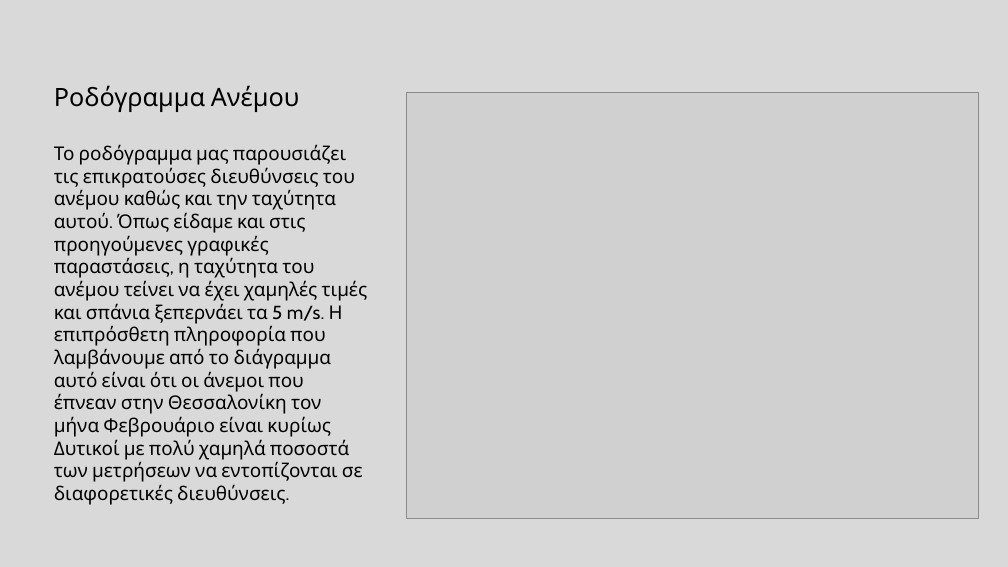
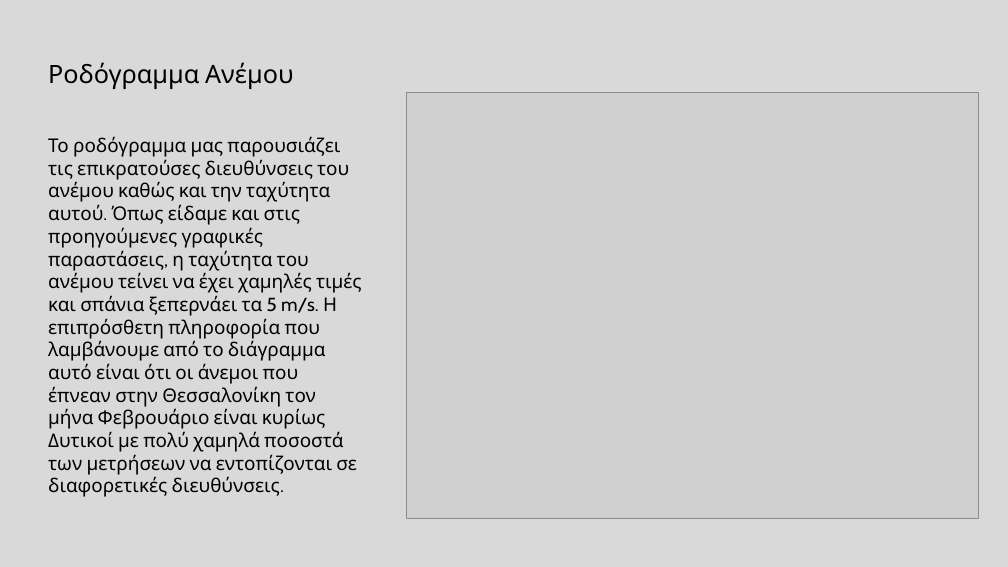
Before and after one commit to nadezsha/MSc---Applied-Meteorology-and-Environmental-Physics, a slide deck: slide 9 of Synoptic and Dynamic Meteorology/training_task/01ΜeteorologicalObservationsOnTheGround.pptx. Drawn at 1008x567 pixels with LibreOffice and Linux fonts; fonts in the diff are those of the drawing; grey boxes stand for pictures. Boxes give left, top, right and bottom in pixels: in the first picture for what was removed or moved away, otherwise in the second. Text is boxed around its words. In the diff, an @@ line names an element or a change of style, - is before the commit and + after.

```diff
--- a/Synoptic and Dynamic Meteorology/training_task/01ΜeteorologicalObservationsOnTheGround.pptx
+++ b/Synoptic and Dynamic Meteorology/training_task/01ΜeteorologicalObservationsOnTheGround.pptx
@@ text added at [48, 62, 293, 89], 24 pt, text #000000 @@
+Ροδόγραμμα Ανέμου
@@ text at [54, 85, 299, 112]: paragraph removed @@
-Ροδόγραμμα Ανέμου
@@ text "Το ροδόγραμμα μας παρουσιάζει τις ...": place and size @@
-text "Το ροδόγραμμα μας παρουσιάζει τις ..." at [54, 85, 368, 505]
+text "Το ροδόγραμμα μας παρουσιάζει τις ..." at [48, 136, 362, 497]
```
Also in this commit, not shown: 18 other slides changed, 5 slides added.
